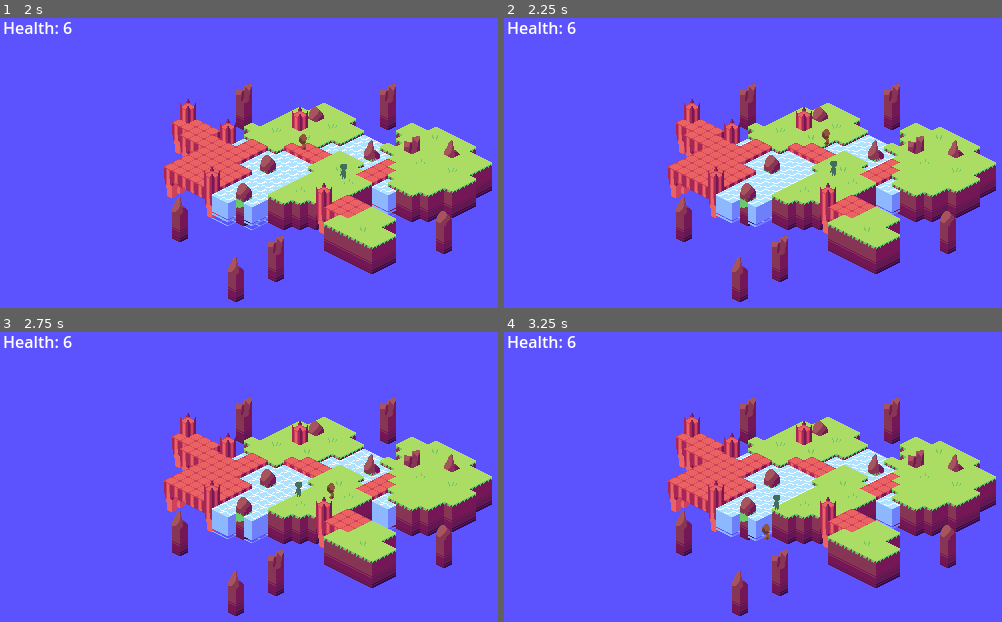
Above: before the commit, frames 1-4 (two rows, left to right).
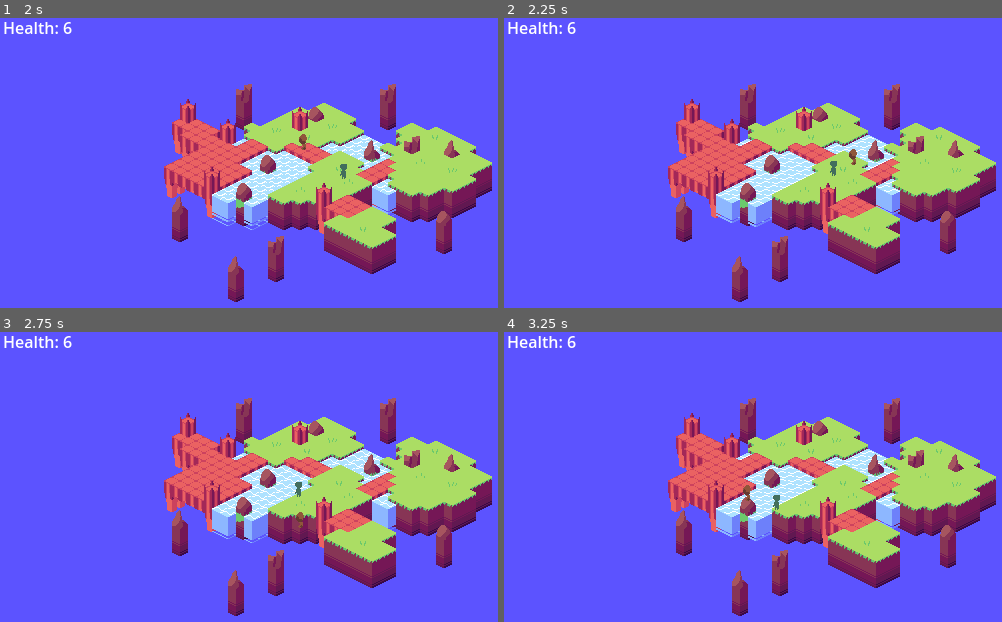
Above: after the commit, the same moments.

Repository: Boxypluto/Isometric-Rougelike
Game: Godot game, scene res://Scenes/Areas/Area 1/GrassIslands.tscn
Two runs of this game, one before a commit and one after it. Both use one fixed random seed, a clock stepped at 60 frames per second and the inputs below.
Inputs (mouse positions are in pixels of both pictures, inside the frame that each line leads up to):
- Up to frame 1 (2 s): move the mouse to (288, 241) at 0.52 s; hold Shift (Dash) 0.53-1.28 s; hold Up (Up) from 0.53 s (still down); move the mouse to (outside the picture) at 1.27 s; click (outside the picture) at 1.35 s; tap Shift (Dash) at 1.55 s
- Up to frame 2 (2.25 s): move the mouse to (633, 131) at 2.02 s; release Up (Up) at 2.03 s; hold Left (Left) from 2.03 s (still down); hold Shift (Dash) from 2.03 s (still down)
- Up to frame 3 (2.75 s): keep holding Left (Left); keep holding Shift (Dash)
- Up to frame 4 (3.25 s): keep holding Left (Left); move the mouse to (857, 491) at 2.77 s; release Shift (Dash) at 2.78 s; tap Shift (Dash) at 2.85 s

Frame 1 is identical in both runs. In frame 2, 0.1% of the frame differs, in the area x 63-71%, y 38-51%; in frame 3, 0.1%; in frame 4, 0.1%.

Commit message:
Bird Unpolished Movement

Diff:
--- a/Objects/Enemies/Bird/Bird.gd
+++ b/Objects/Enemies/Bird/Bird.gd
@@ -19,7 +19,8 @@
 var NoticeDistance : float = 64
 var OrbitDistance : float = 32
 var OrbitSpeed : float = 2
-var OrbitSmoothing : float = 0.03
+var OrbitSmoothing : float = 0.5
+var DashSpeed : float = 256
 
 func OnZeroHealth():
 	death.Kill()
@@ -49,7 +50,7 @@
 
 	# Dash Setup
 	dash_state.Actor = self
-	dash_state.Speed = Speed
+	dash_state.Speed = DashSpeed
 
 	# State Machine Setup
 	state_machine.initial_state = nearby_state
@@ -64,7 +65,8 @@
 
 func StartDive():
 	dive_timer.stop()
-	dash_state.TargetPos = (position.direction_to(player.position) * OrbitDistance)
+	dash_state.TargetPos = ((player.position - position) * 2) + position
+	print(dash_state.TargetPos)
 	state_machine.change_state("MoveToPointState")
 
 func DashEnded():
--- a/States/MoveToPointState.gd
+++ b/States/MoveToPointState.gd
@@ -10,6 +10,7 @@
 func physics_update(_delta):
 
 	Actor.velocity = Actor.position.direction_to(TargetPos)
+
 	Actor.velocity *= Speed
 
 	if Actor.position.distance_to(TargetPos) < 1:
--- a/States/OrbitState.gd
+++ b/States/OrbitState.gd
@@ -14,5 +14,5 @@
 
 func physics_update(_delta):
 	Angle += (Speed/Distance)
-	var Point : Vector2 = Target.position + (Vector2(cos(Angle-(PI/2)), sin(Angle-(PI/2))) * Distance)
-	Actor.position =  Point #Actor.position.lerp(Point, Smoothing)
+	var Point : Vector2 = Target.position + (Vector2(cos(Angle), sin(Angle)) * Distance)
+	Actor.position =  Actor.position.lerp(Point, Smoothing)
